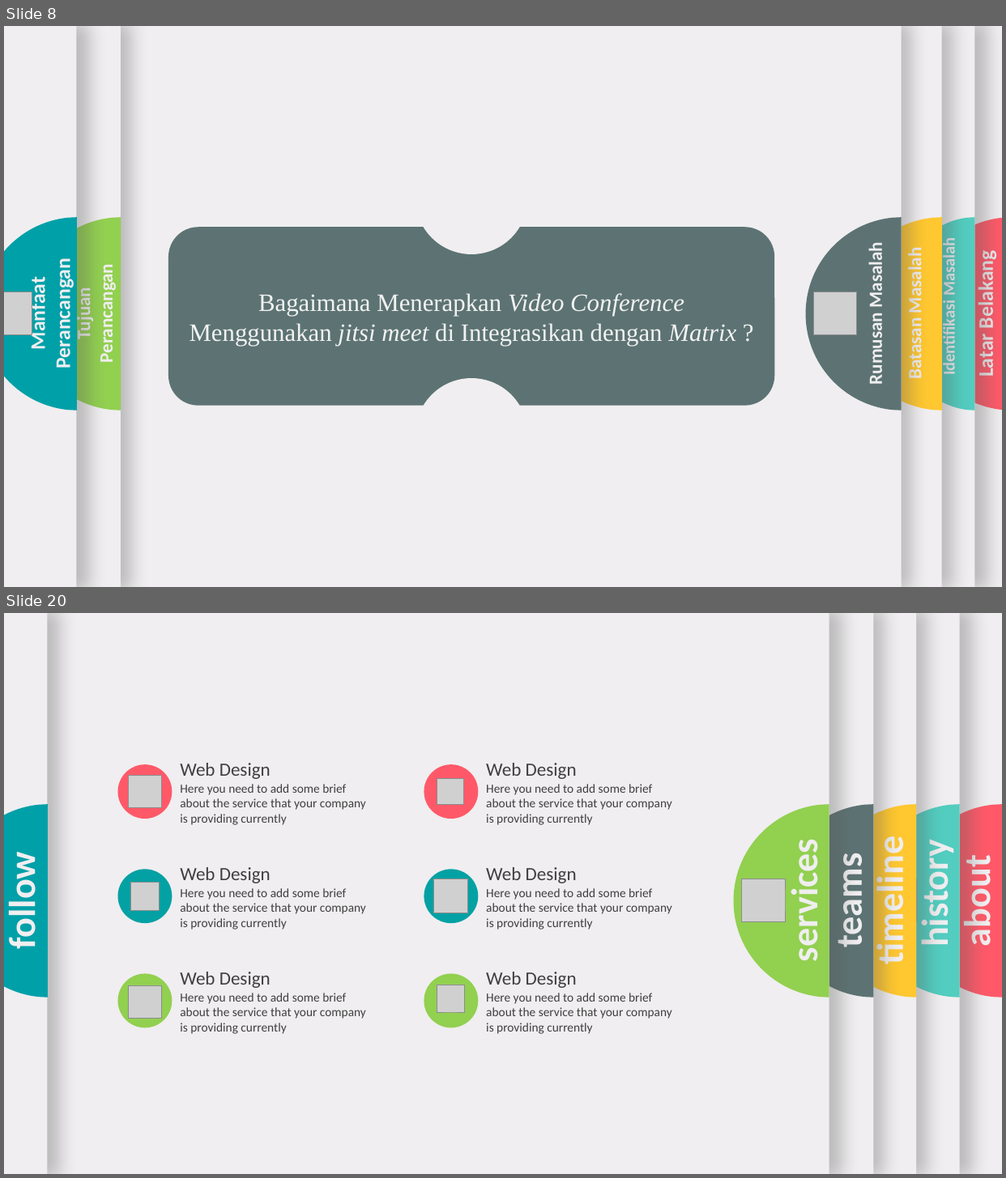
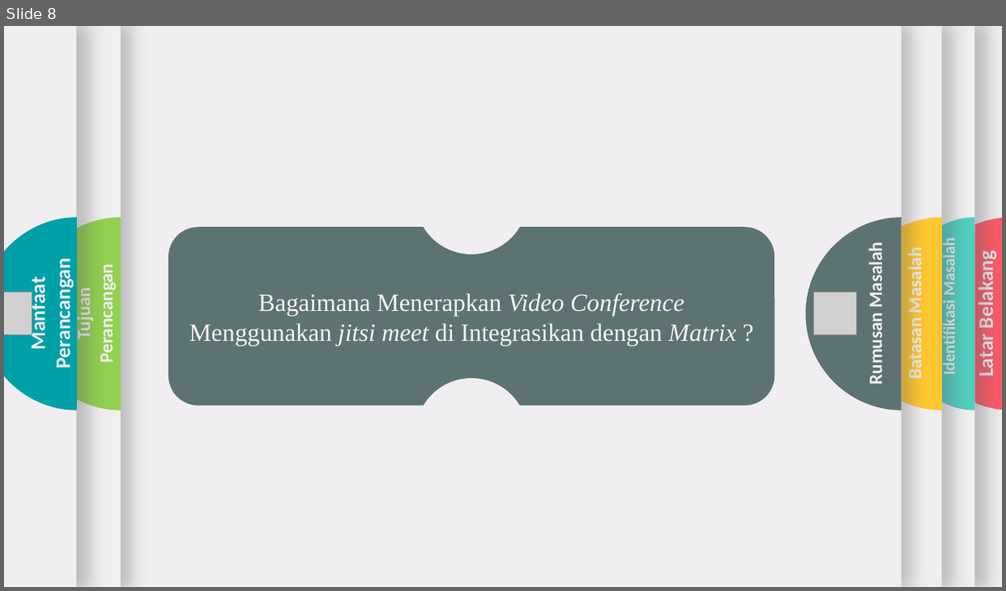
Before and after one commit to triadmoko/skripsi, a slide deck: Sempro/Sempro .pptx. Shown one above the other, each under a label of ours: slides 8 and 20 before the commit, slide 8 after it; the slides between them are not shown. The pictures are 1006x1178 and 1006x591 pixels, drawn with LibreOffice and Linux fonts; fonts in the diff are those of the drawing; grey boxes stand for pictures; background and template pictures are left out. Boxes give left, top, right and bottom in pixels: in the first picture for what was removed or moved away, otherwise in the second. Text is boxed around its words. In the diff, an @@ line names an element or a change of style, - is before the commit and + after.

```diff
--- a/Sempro/Sempro .pptx
+++ b/Sempro/Sempro .pptx
@@ slide 20 removed at bbox=[4, 613, 1002, 1174], background #F0EEF0 @@
@@ rectangle removed at bbox=[4, 613, 1002, 1174] @@
@@ rectangle removed at bbox=[4, 613, 48, 1174] @@
@@ rectangle removed at bbox=[100, 613, 916, 1174] @@
@@ group removed at bbox=[424, 763, 672, 825]: 2 texts, 1 ellipse, 1 picture @@
-Web Design
-Here you need to add some brief about the service that your company is providing currently
@@ freeform shape removed at bbox=[4, 805, 48, 998] @@
@@ group removed at bbox=[117, 763, 366, 825]: 2 texts, 1 ellipse, 1 picture @@
-Web Design
-Here you need to add some brief about the service that your company is providing currently
@@ freeform shape removed at bbox=[820, 805, 917, 998] @@
@@ freeform shape removed at bbox=[907, 805, 1002, 998] @@
@@ text removed at bbox=[867, 849, 913, 961] @@
-timeline
@@ text removed at bbox=[4, 862, 44, 947] @@
-follow
@@ group removed at bbox=[424, 867, 672, 930]: 2 texts, 1 ellipse, 1 picture @@
-Web Design
-Here you need to add some brief about the service that your company is providing currently
@@ group removed at bbox=[4, 613, 829, 1174]: 1 rectangle, 1 freeform shape, 1 text, 1 picture @@
-services
@@ group removed at bbox=[90, 613, 874, 1174]: 1 rectangle, 1 freeform shape, 1 text, 1 picture @@
-teams
@@ group removed at bbox=[23, 613, 960, 1174]: 1 rectangle, 1 freeform shape, 1 text, 1 picture @@
-history
@@ text removed at bbox=[954, 864, 999, 944] @@
-about
@@ group removed at bbox=[117, 867, 366, 930]: 2 texts, 1 ellipse, 1 picture @@
-Web Design
-Here you need to add some brief about the service that your company is providing currently
@@ group removed at bbox=[117, 972, 366, 1034]: 2 texts, 1 ellipse, 1 picture @@
-Web Design
-Here you need to add some brief about the service that your company is providing currently
@@ group removed at bbox=[424, 972, 672, 1034]: 2 texts, 1 ellipse, 1 picture @@
-Web Design
-Here you need to add some brief about the service that your company is providing currently
```
Also in this commit, not shown: 3 slides changed, 14 slides added, 10 other slides removed, 1 other file.
